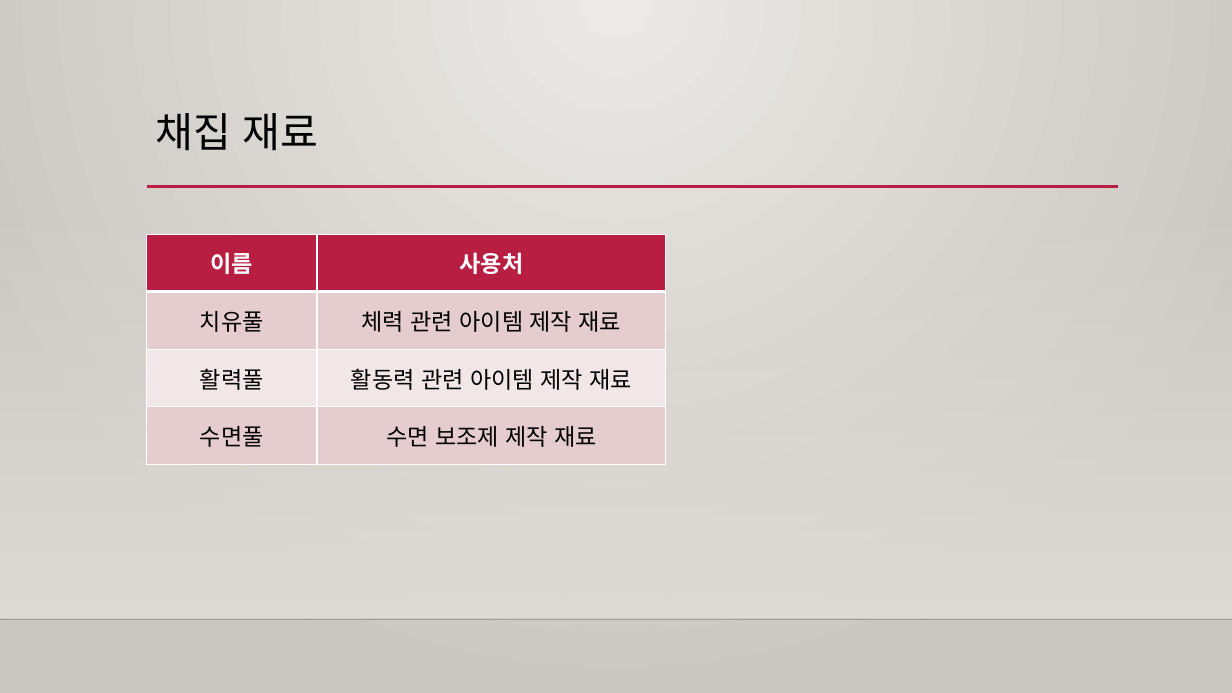
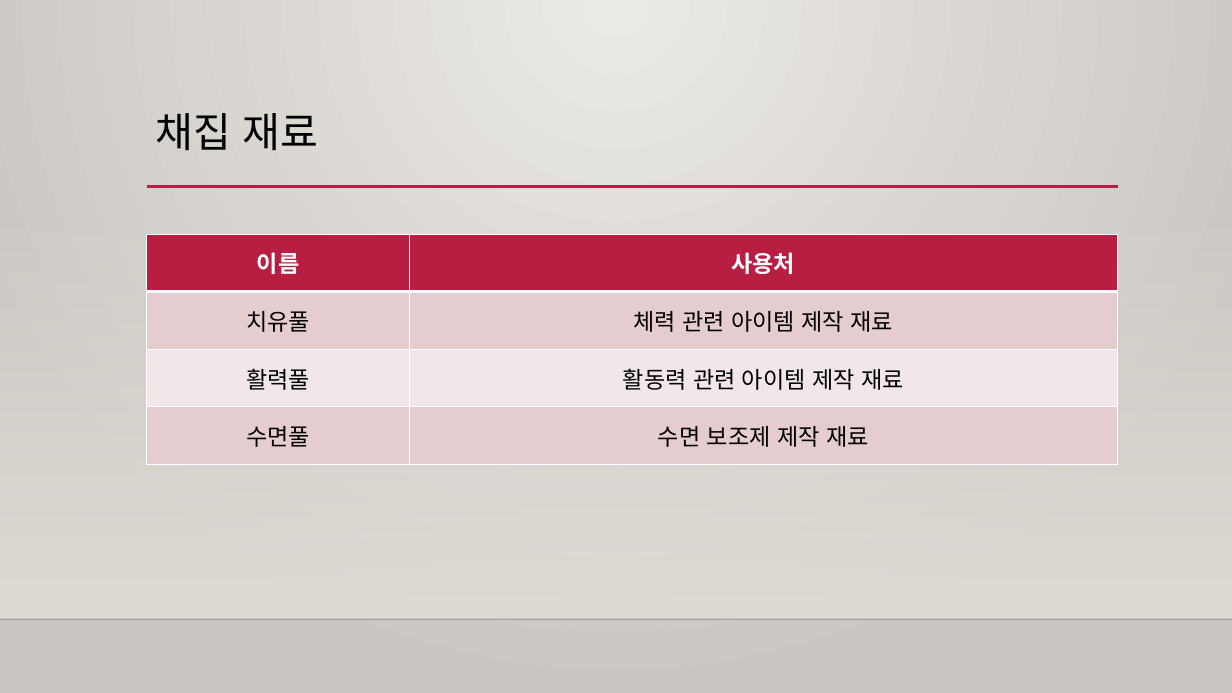
Before and after one commit to Raynia/Alchemist-Diary, a slide deck: slide 44 of Specification/Prototype/프로토타입 기획서.pptx (slide 38 before the commit). Drawn at 1232x693 pixels with LibreOffice and Linux fonts; fonts in the diff are those of the drawing; background and template pictures are left out. Boxes give left, top, right and bottom in pixels: in the first picture for what was removed or moved away, otherwise in the second. Text is boxed around its words. In the diff, an @@ line names an element or a change of style, - is before the commit and + after.

```diff
--- a/Specification/Prototype/프로토타입 기획서.pptx
+++ b/Specification/Prototype/프로토타입 기획서.pptx
@@ table: place and size @@
-table at <box>147,234,665,465</box>
+table at <box>147,234,1117,465</box>
```
Also in this commit, not shown: 13 other slides changed, 8 slides added.
